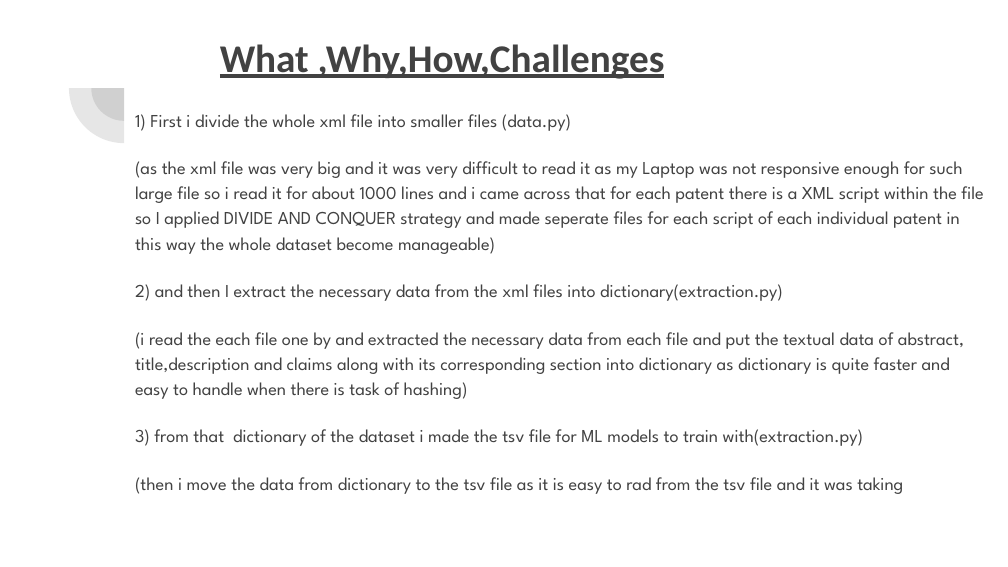
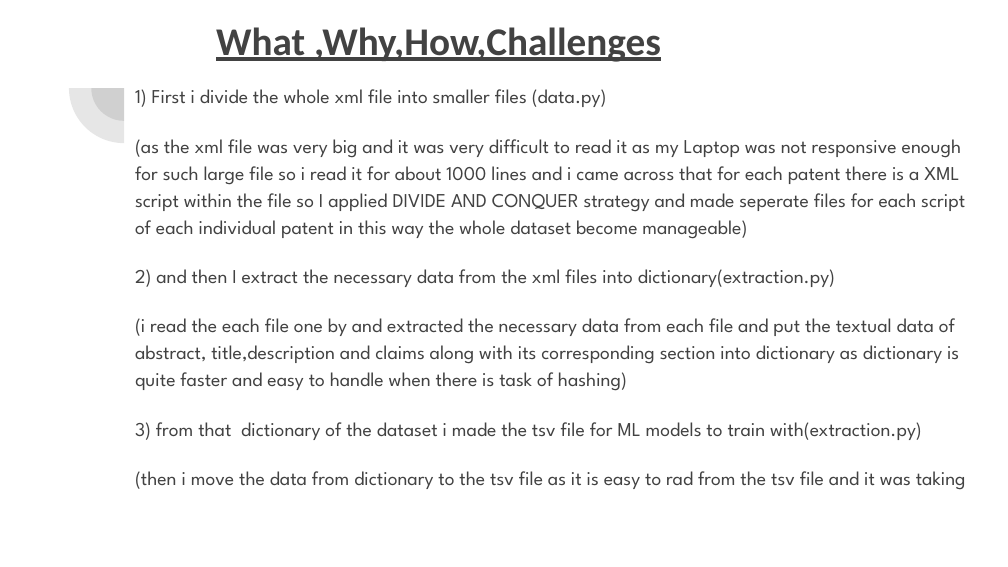
Before and after one commit to faizan4053/ipc_classifier, a slide deck: slide 3 of International Patent Classifier.pptx (slide 2 before the commit). Drawn at 1008x567 pixels with LibreOffice and Linux fonts; fonts in the diff are those of the drawing. Boxes give left, top, right and bottom in pixels: in the first picture for what was removed or moved away, otherwise in the second. Text is boxed around its words. In the diff, an @@ line names an element or a change of style, - is before the commit and + after.

```diff
--- a/International Patent Classifier.pptx
+++ b/International Patent Classifier.pptx
@@ title "What ,Why,How,Challenges": place and size @@
-title "What ,Why,How,Challenges" at <box>220,44,665,79</box>
+title "What ,Why,How,Challenges" at <box>216,27,661,62</box>
@@ text "1) First i divide the ...": place and size @@
-text "1) First i divide the ..." at <box>135,114,983,494</box>
+text "1) First i divide the ..." at <box>135,89,966,490</box>
@@ text "1) First i divide the ..." at <box>135,89,966,490</box>: size 13 to 14 pt @@
```
Also in this commit, not shown: 1 other slide changed, 7 slides added, 1 slide removed, 3 other files.
